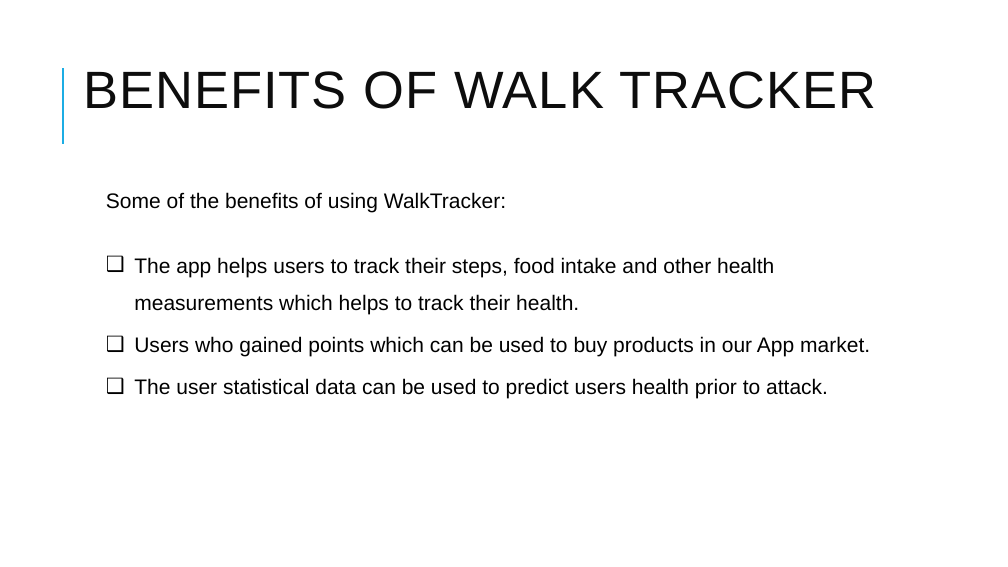
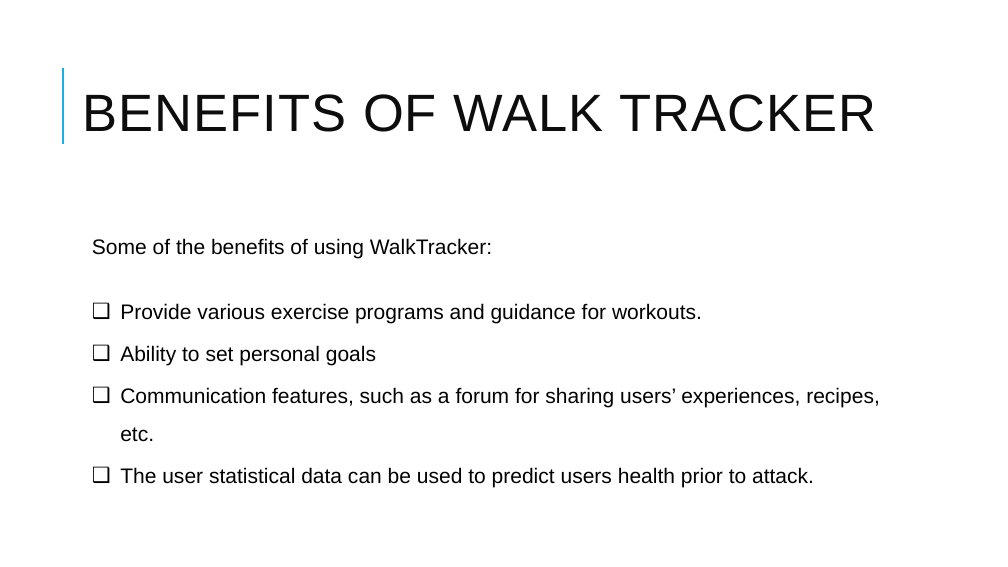
Before and after one commit to RaviTeja444/health-wellness, a slide deck: slide 5 of docs/presentation/Walk_Tracker.pptx. Drawn at 1008x567 pixels with LibreOffice and Linux fonts; fonts in the diff are those of the drawing. Boxes give left, top, right and bottom in pixels: in the first picture for what was removed or moved away, otherwise in the second. Text is boxed around its words. In the diff, an @@ line names an element or a change of style, - is before the commit and + after.

```diff
--- a/docs/presentation/Walk_Tracker.pptx
+++ b/docs/presentation/Walk_Tracker.pptx
@@ title "BENEFITS OF WALK TRACKER": place and size @@
-title "BENEFITS OF WALK TRACKER" at (83,71,877,109)
+title "BENEFITS OF WALK TRACKER" at (83,94,876,132)
@@ text "Some of the benefits of ...": place and size @@
-text "Some of the benefits of ..." at (106,192,870,399)
+text "Some of the benefits of ..." at (92,238,880,487)
@@ text at (120,303,880,442): text changed @@
-❑ The app helps users to track their steps, food intake and other health measurements which helps to track their health.
-❑ Users who gained points which can be used to buy products in our App market.
+❑ Provide various exercise programs and guidance for workouts.
+❑ Ability to set personal goals
+❑ Communication features, such as a forum for sharing users’ experiences, recipes, etc.
```
Also in this commit, not shown: 12 other slides changed, 1 slide added.
